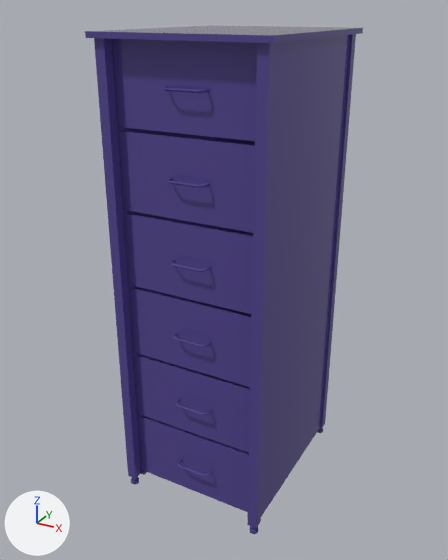
The FBX model Assets/ART/Meshes/OFFICE/SM_Storage_Locker.fbx, before and after one commit.
Before and after are seen from a camera (50 mm lens) standing at (1.11, -2.11, 1.95) and looking at (-0.03, -0.04, 0.92). The axes (+X, +Y, +Z) are drawn at lower left. The lights are the same throughout. The picture after the commit comes second. Where no turn or scale is listed for an object, it has been applied to the vertices.

In view in the first picture: 'SM_Storage_Locker', 'SM_Storage_Locker_Drawer_01', 'SM_Storage_Locker_Drawer_02', 'SM_Storage_Locker_Drawer_03', 'SM_Storage_Locker_Drawer_04', 'SM_Storage_Locker_Drawer_05', 'SM_Storage_Locker_Drawer_06'.
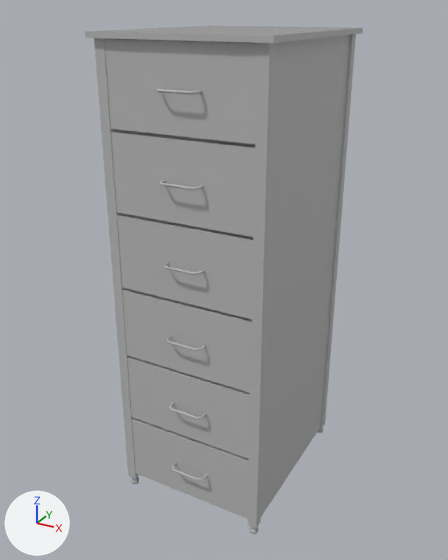
What changed in the scene script:
```text
Add mat_default:
    mat_default = principled_material('Default')
    mat_default.base_color = (0.5, 0.5, 0.5)  # grey #bcbcbc
    mat_default.roughness = 0.0
Change me_mesh_003:
    where me_mesh_003.from_pydata(...)  # 56 vertices, 50 faces; spans x -28.8..28.8, y -4.4..70.6, z -14.4..14.4
    remove me_mesh_003.materials.append(mat_m_metal_desk)  # blue #544691
    add me_mesh_003.materials.append(mat_default)  # grey #bcbcbc
Change me_mesh_001:
    where me_mesh_001.from_pydata(...)  # 56 vertices, 50 faces; spans x -28.8..28.8, y -4.4..70.6, z -14.4..14.4
    remove me_mesh_001.materials.append(mat_m_metal_desk)  # blue #544691
    add me_mesh_001.materials.append(mat_default)  # grey #bcbcbc
Change me_mesh:
    where me_mesh.from_pydata(...)  # 260 vertices, 205 faces; spans x -0.34..0.34, y -0.41..0.41, z 0.0..1.88
    remove me_mesh.materials.append(mat_m_metal_desk)  # blue #544691
    add me_mesh.materials.append(mat_default)  # grey #bcbcbc
Change me_mesh_002:
    where me_mesh_002.from_pydata(...)  # 56 vertices, 50 faces; spans x -28.8..28.8, y -4.4..70.6, z -14.4..14.4
    remove me_mesh_002.materials.append(mat_m_metal_desk)  # blue #544691
    add me_mesh_002.materials.append(mat_default)  # grey #bcbcbc
Change me_mesh_006:
    where me_mesh_006.from_pydata(...)  # 56 vertices, 50 faces; spans x -28.8..28.8, y -4.4..70.6, z -14.4..14.4
    remove me_mesh_006.materials.append(mat_m_metal_desk)  # blue #544691
    add me_mesh_006.materials.append(mat_default)  # grey #bcbcbc
Change me_mesh_004:
    where me_mesh_004.from_pydata(...)  # 56 vertices, 50 faces; spans x -28.8..28.8, y -4.4..70.6, z -14.4..14.4
    remove me_mesh_004.materials.append(mat_m_metal_desk)  # blue #544691
    add me_mesh_004.materials.append(mat_default)  # grey #bcbcbc
Change me_mesh_005:
    where me_mesh_005.from_pydata(...)  # 56 vertices, 50 faces; spans x -28.8..28.8, y -4.4..70.6, z -14.4..14.4
    remove me_mesh_005.materials.append(mat_m_metal_desk)  # blue #544691
    add me_mesh_005.materials.append(mat_default)  # grey #bcbcbc
Change ob_sm_storage_locker_drawer_04:
    ob_sm_storage_locker_drawer_04.location: (0.0, -0.347, 0.806) -> (0.0, -0.39, 0.813)
Change ob_sm_storage_locker_drawer_06:
    ob_sm_storage_locker_drawer_06.location: (0.0, -0.347, 0.201) -> (0.0, -0.39, 0.213)
Change ob_sm_storage_locker_drawer_05:
    ob_sm_storage_locker_drawer_05.location: (0.0, -0.347, 0.503) -> (0.0, -0.39, 0.513)
Change ob_sm_storage_locker_drawer_01:
    ob_sm_storage_locker_drawer_01.location: (0.0, -0.347, 1.714) -> (0.0, -0.39, 1.714)
Change ob_sm_storage_locker_drawer_03:
    ob_sm_storage_locker_drawer_03.location: (0.0, -0.347, 1.109) -> (0.0, -0.39, 1.113)
Change ob_sm_storage_locker_drawer_02:
    ob_sm_storage_locker_drawer_02.location: (0.0, -0.347, 1.411) -> (0.0, -0.39, 1.413)
```

Pixel boxes (x1, y1, x2, y2) of what changed, in the pictures (448 x 560 px):
'SM_Storage_Locker', recoloured (blue to grey)
    both: (85, 25, 363, 534)
'SM_Storage_Locker_Drawer_01', recoloured, moved
    before: (111, 39, 257, 141)
    after: (104, 39, 257, 144)
'SM_Storage_Locker_Drawer_02', recoloured, moved
    before: (118, 128, 255, 233)
    after: (111, 130, 255, 237)
'SM_Storage_Locker_Drawer_03', recoloured, moved
    before: (123, 212, 253, 314)
    after: (117, 213, 253, 319)
'SM_Storage_Locker_Drawer_04', recoloured, moved
    before: (128, 287, 252, 387)
    after: (122, 288, 252, 393)
'SM_Storage_Locker_Drawer_05', recoloured, moved
    before: (133, 354, 250, 453)
    after: (127, 356, 250, 459)
'SM_Storage_Locker_Drawer_06', recoloured, moved
    before: (137, 416, 249, 512)
    after: (132, 418, 249, 519)
